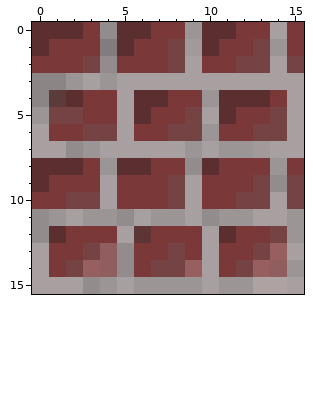
One commit to this pixel-art sprite: src/main/resources/tiles/brick.png. Above: the version before the commit.
The file is 16x16 pixels. Colours within 5 levels of each other are drawn and written as one.
Now the later version:
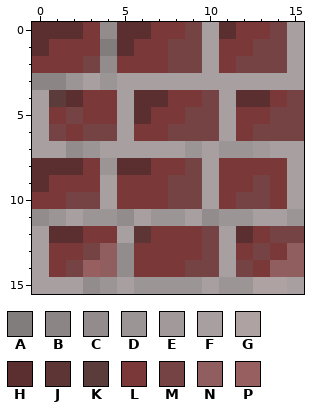
Palette (. is transparent): A #817d7d  B #8c8585  C #938c8c  D #9c9595  E #a29a9a  F #a8a0a0  G #aea2a2  H #5b2f2f  J #5e3535  K #5c3b3b  L #7b3838  M #754343  N #905e5e  P #975f5f
What changed:
Changed rows in their new state; - is an unchanged pixel.
first column x 0:
 0 ---------MF---MF
 1 ---------MF---MF
 2 ---------MF---MF
 4 F---------MF---M
 5 FL--------MF---M
 6 -M--------MF---M
 8 ---------MF---LF
 9 ---------MF---LF
10 ---------MF---LF
12 F-H-------MFH--M
13 --------L-MF--LN
14 -------LLMMF-L-N
Where, in picture pixels (left, top, right, bottom), the same in both pictures:
changed: (151, 22, 304, 277)
changed: (32, 90, 66, 141)
changed: (32, 226, 83, 243)
